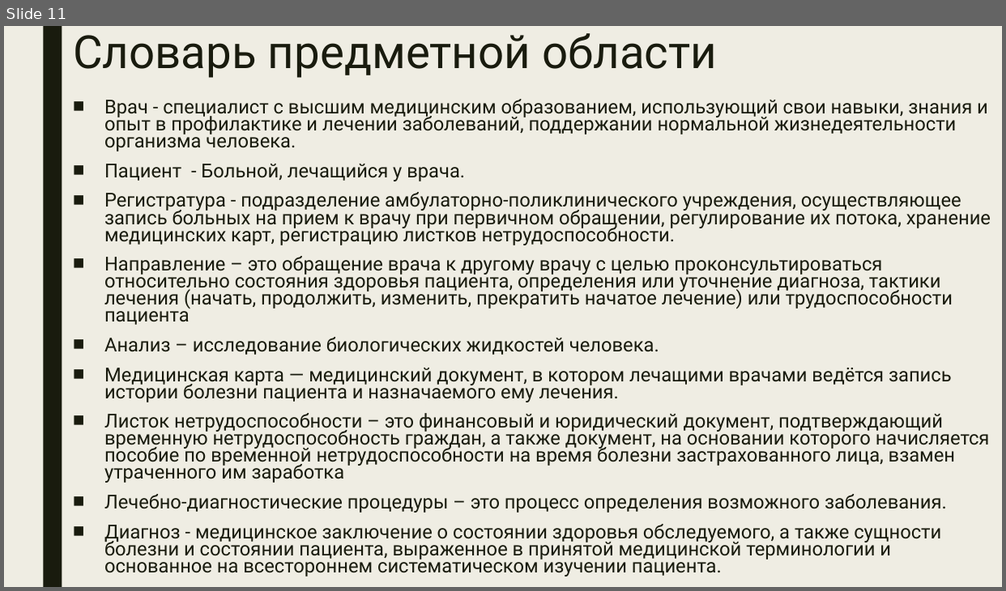
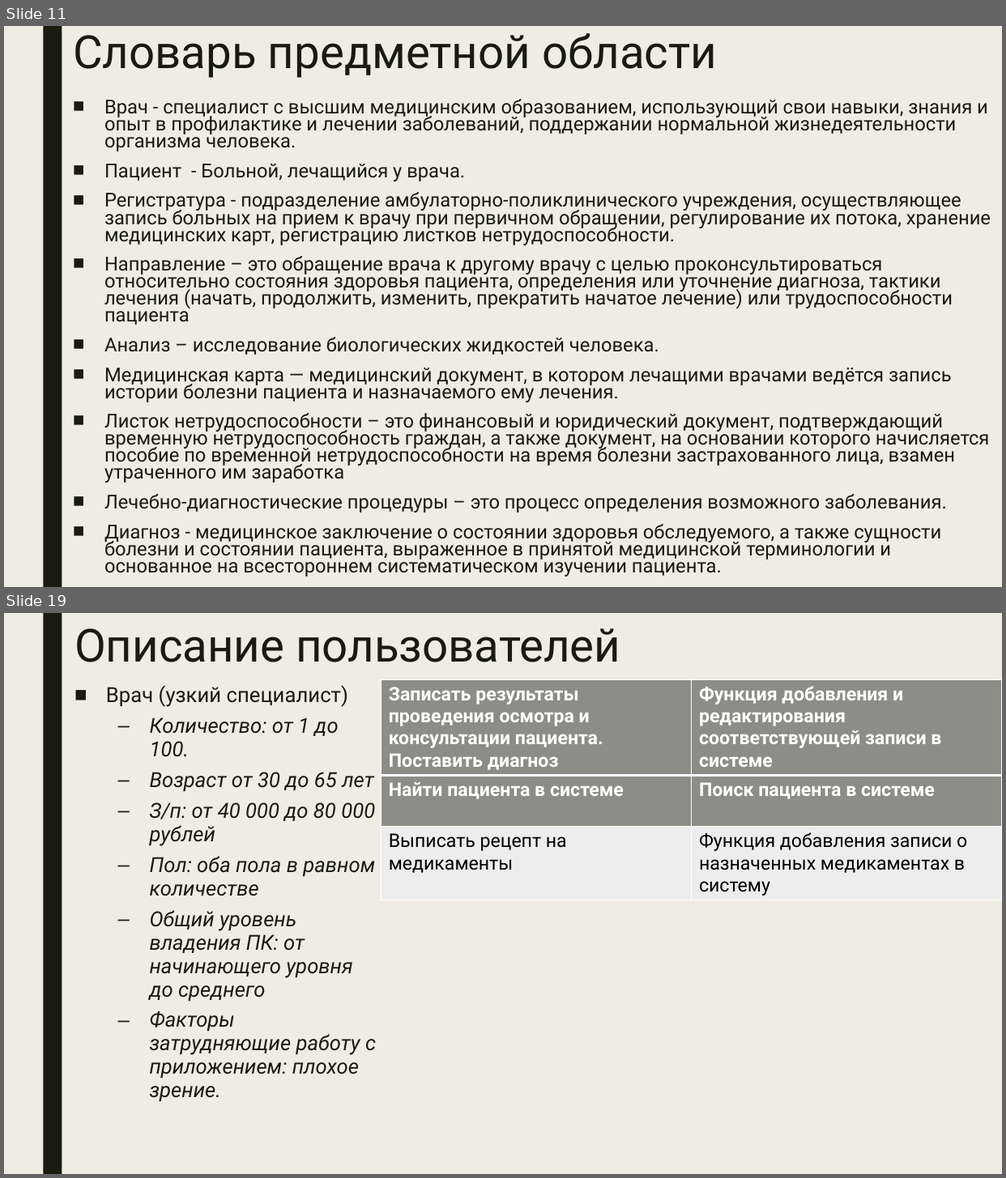
Before and after one commit to javavlsu/course-work-team-04-krylov, a slide deck: docs/Крылов Егор ИСТ-220 Проект Этап 1.pptx. Shown one above the other, each under a label of ours: slide 11 before the commit, slides 11 and 19 after it; the slides between them are not shown. The pictures are 1006x591 and 1006x1178 pixels, drawn with LibreOffice and Linux fonts; fonts in the diff are those of the drawing. Boxes give left, top, right and bottom in pixels: in the first picture for what was removed or moved away, otherwise in the second. Text is boxed around its words. In the diff, an @@ line names an element or a change of style, - is before the commit and + after.

```diff
--- a/docs/Крылов Егор ИСТ-220 Проект Этап 1.pptx
+++ b/docs/Крылов Егор ИСТ-220 Проект Этап 1.pptx
@@ slide 19 added at box(4, 613, 1002, 1174), background #EFEDE3; not listed: 1 template element that a slide beside it also shows @@
@@ title added at box(74, 628, 620, 662), 44 pt, text #191B0E @@
+Описание пользователей
@@ text added at box(106, 685, 376, 1102), 20 pt, text #191B0E, italic @@
+■ Врач (узкий специалист)
+  – Количество: от 1 до 100.
+  – Возраст от 30 до 65 лет
+  – З/п: от 40 000 до 80 000 рублей
+  – Пол: оба пола в равном количестве
+  – Общий уровень владения ПК: от начинающего уровня до среднего
+  – Факторы затрудняющие работу с приложением: плохое зрение.
@@ table added at box(381, 680, 1002, 903), 3 rows, 2 columns @@
+Записать результаты проведения осмотра и консультации пациента. Поставить диагноз | Функция добавления и редактирования соответствующей записи в системе
+Найти пациента в системе | Поиск пациента в системе
+Выписать рецепт на медикаменты | Функция добавления записи о назначенных медикаментах в систему
```
Also in this commit, not shown: 2 slides changed, 9 other slides added, 1 other file.
